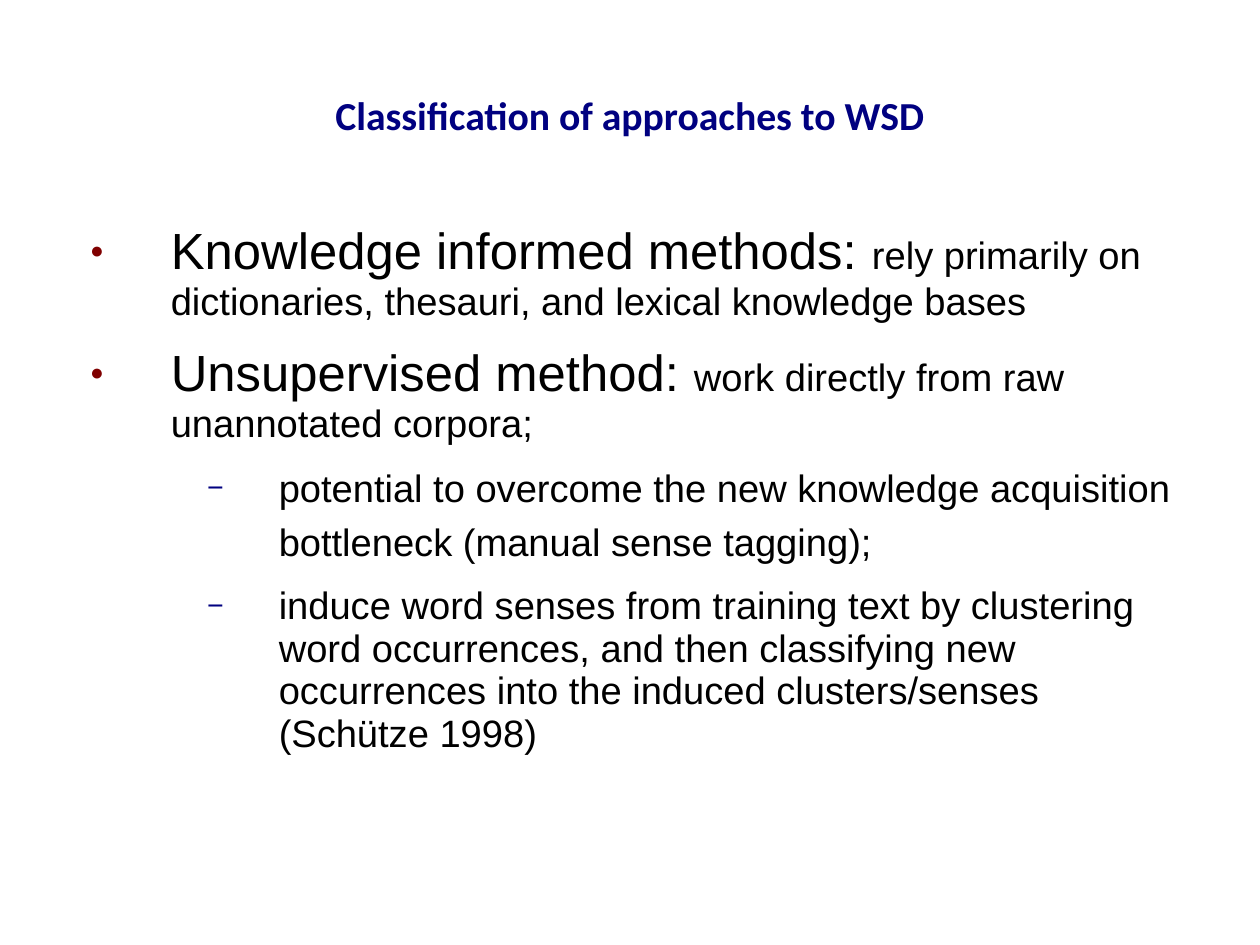
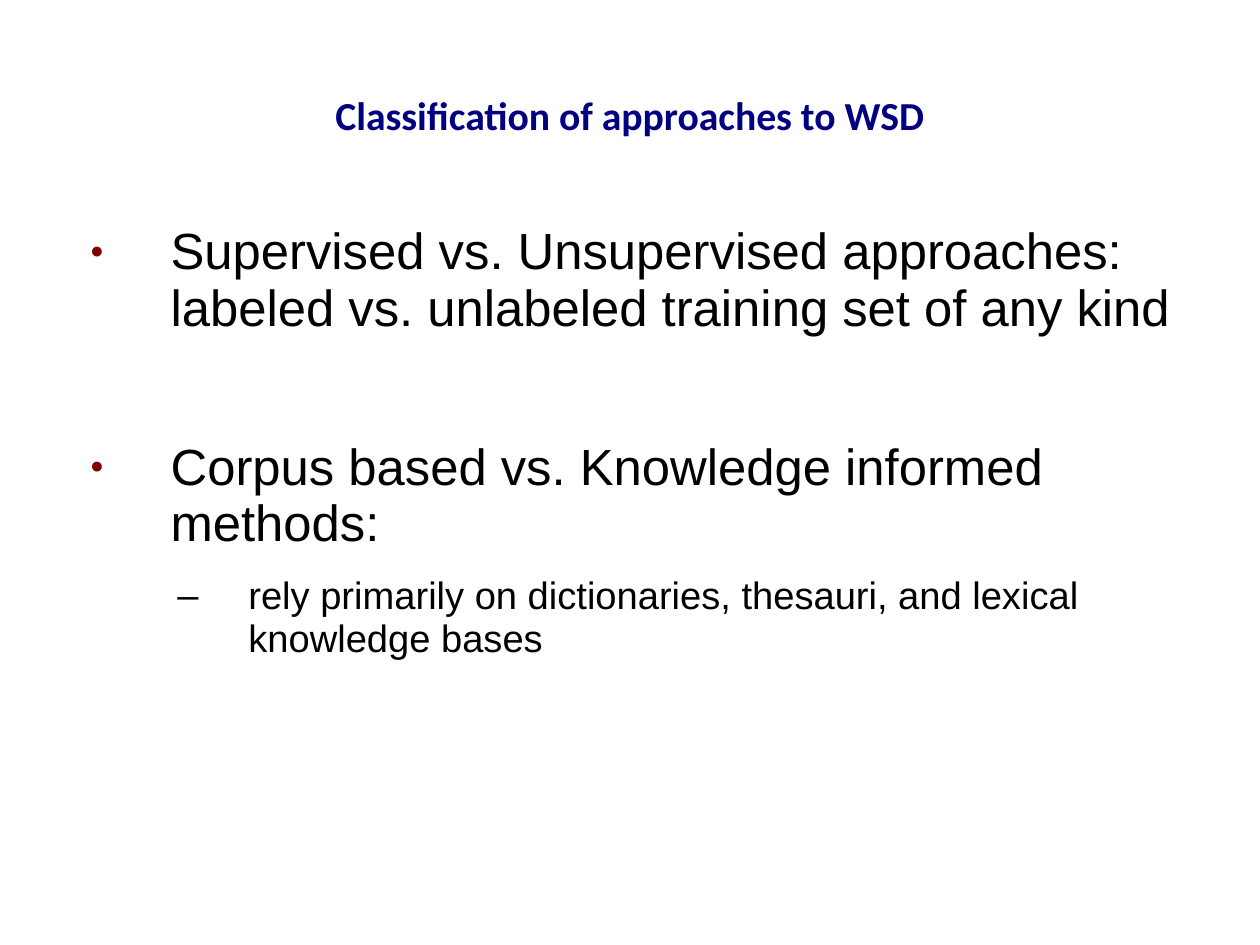
Before and after one commit to prodanovic/WSD-PDT, a slide deck: slide 4 of docs/thesis presentation.ppt. Drawn at 1260x945 pixels with LibreOffice and Linux fonts; fonts in the diff are those of the drawing; background and template pictures are left out. Boxes give left, top, right and bottom in pixels: in the first picture for what was removed or moved away, otherwise in the second. Text is boxed around its words. In the diff, an @@ line names an element or a change of style, - is before the commit and + after.

```diff
--- a/docs/thesis presentation.ppt
+++ b/docs/thesis presentation.ppt
@@ text at bbox=[171, 232, 1170, 660]: text changed; size 24 to 32 pt @@
-● Knowledge informed methods: rely primarily on dictionaries, thesauri, and lexical knowledge bases
-● Unsupervised method: work directly from raw unannotated corpora;
-  − potential to overcome the new knowledge acquisition bottleneck (manual sense tagging);
-  − induce word senses from training text by clustering word occurrences, and then classifying new occurrences into the induced clusters/senses (Schütze 1998)
+● Supervised vs. Unsupervised approaches: labeled vs. unlabeled training set of any kind
+● Corpus based vs. Knowledge informed methods:
+  – rely primarily on dictionaries, thesauri, and lexical knowledge bases
```
Also in this commit, not shown: 26 other slides changed, 1 slide added, 4 other files.
